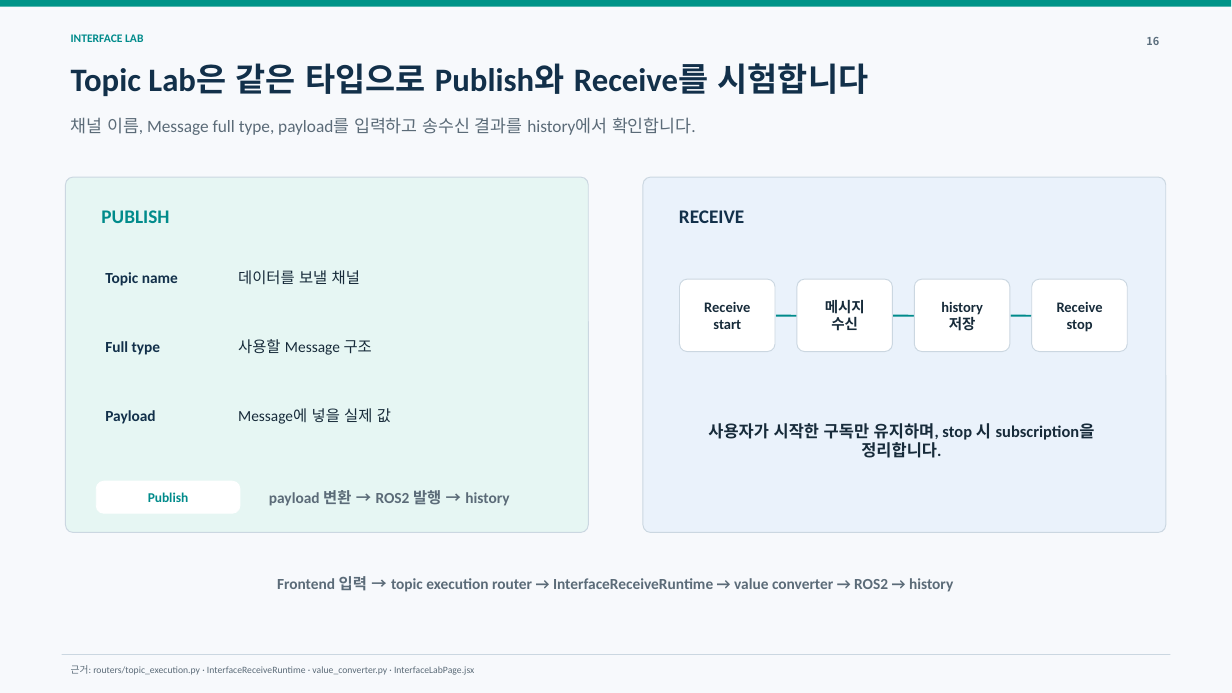
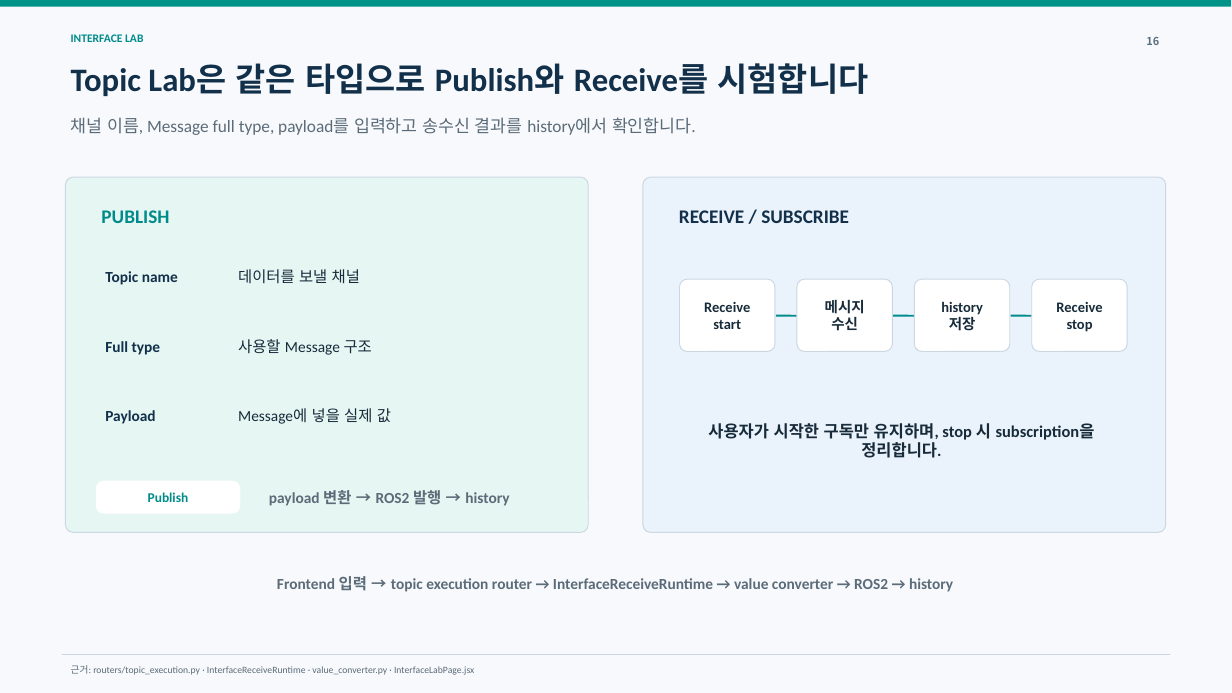
Before and after one commit to ohs9062-max/ros2_communication_dashboard, a slide deck: slide 16 of ros2_d/ros2_dashboard_with_demo_slide.pptx. Drawn at 1232x693 pixels with LibreOffice and Linux fonts; fonts in the diff are those of the drawing. Boxes give left, top, right and bottom in pixels: in the first picture for what was removed or moved away, otherwise in the second. Text is boxed around its words. In the diff, an @@ line names an element or a change of style, - is before the commit and + after.

```diff
--- a/ros2_d/ros2_dashboard_with_demo_slide.pptx
+++ b/ros2_d/ros2_dashboard_with_demo_slide.pptx
@@ text at <box>679,210,849,223</box>: text changed @@
-RECEIVE
+RECEIVE / SUBSCRIBE
```
Also in this commit, not shown: 2 other slides changed, 15 other files.
